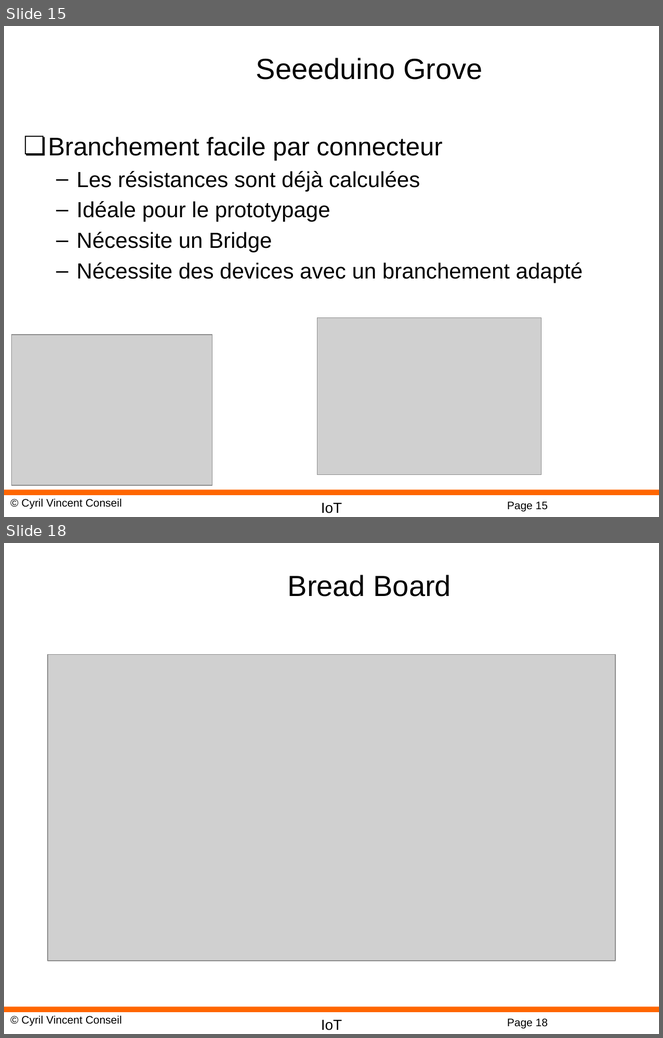
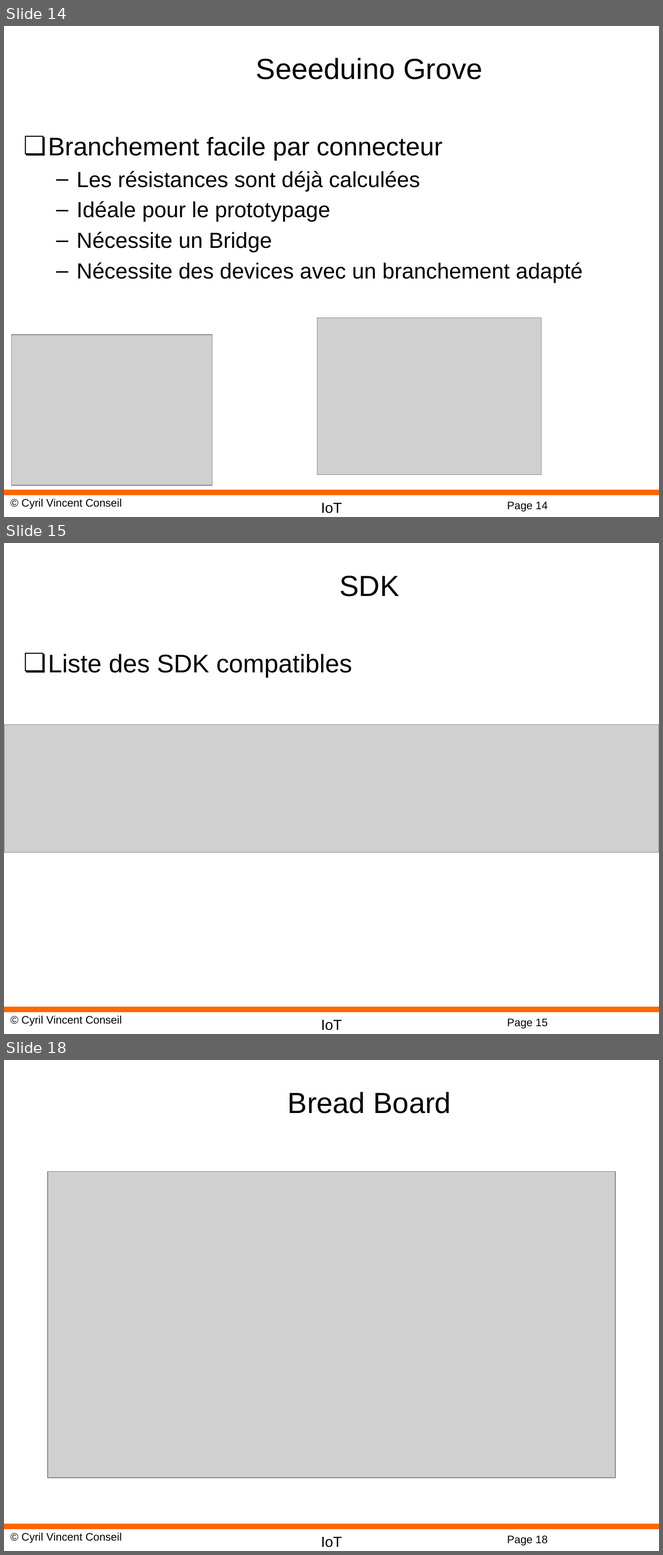
Before and after one commit to cyrilvincent/IoT, a slide deck: ppt/IoT17-ESP32.pptx. Shown one above the other, each under a label of ours: slides 15 and 18 before the commit, slides 14, 15 and 18 after it; the slides between them are not shown. The pictures are 663x1038 and 663x1555 pixels, drawn with LibreOffice and Linux fonts; fonts in the diff are those of the drawing; grey boxes stand for pictures; background and template pictures are left out. Boxes give left, top, right and bottom in pixels: in the first picture for what was removed or moved away, otherwise in the second. Text is boxed around its words. In the diff, an @@ line names an element or a change of style, - is before the commit and + after.

```diff
--- a/ppt/IoT17-ESP32.pptx
+++ b/ppt/IoT17-ESP32.pptx
@@ slide 15 added at [4, 543, 659, 1034], background #FFFFFF; not listed: 4 template elements that a slide beside it also shows @@
@@ title added at [339, 576, 399, 597], 32 pt, text #000000 @@
+SDK
@@ text added at [48, 654, 352, 678], 28 pt, text #000000 @@
+❏ Liste des SDK compatibles
@@ picture added at [4, 724, 659, 853] @@
@@ what was slide 15 is now slide 14 @@
@@ page number at [507, 502, 548, 512]: text changed @@
-Page 15
+Page 14
```
Also in this commit, not shown: 3 slides changed, 1 slide removed, 11 other files.
